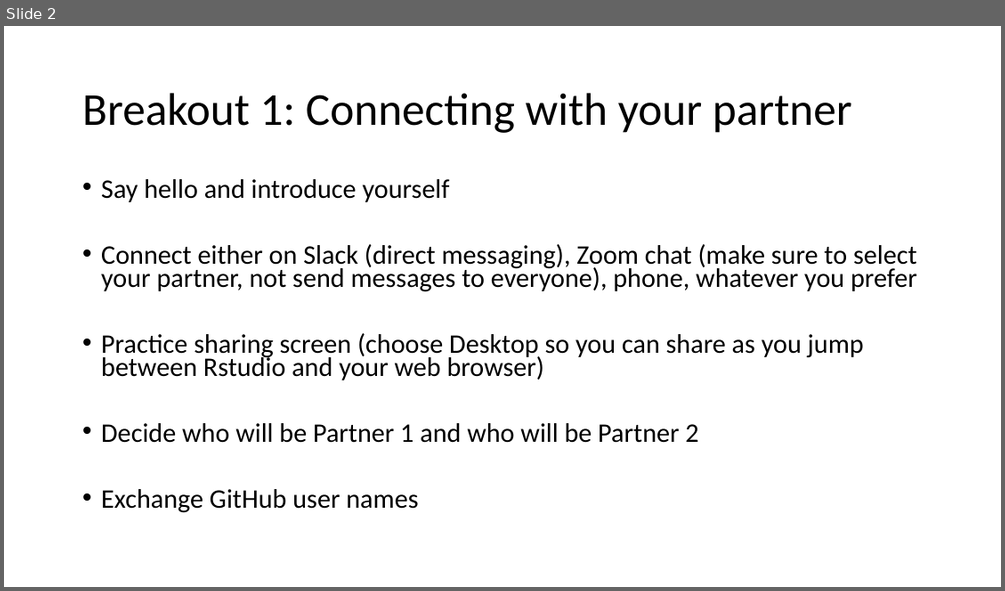
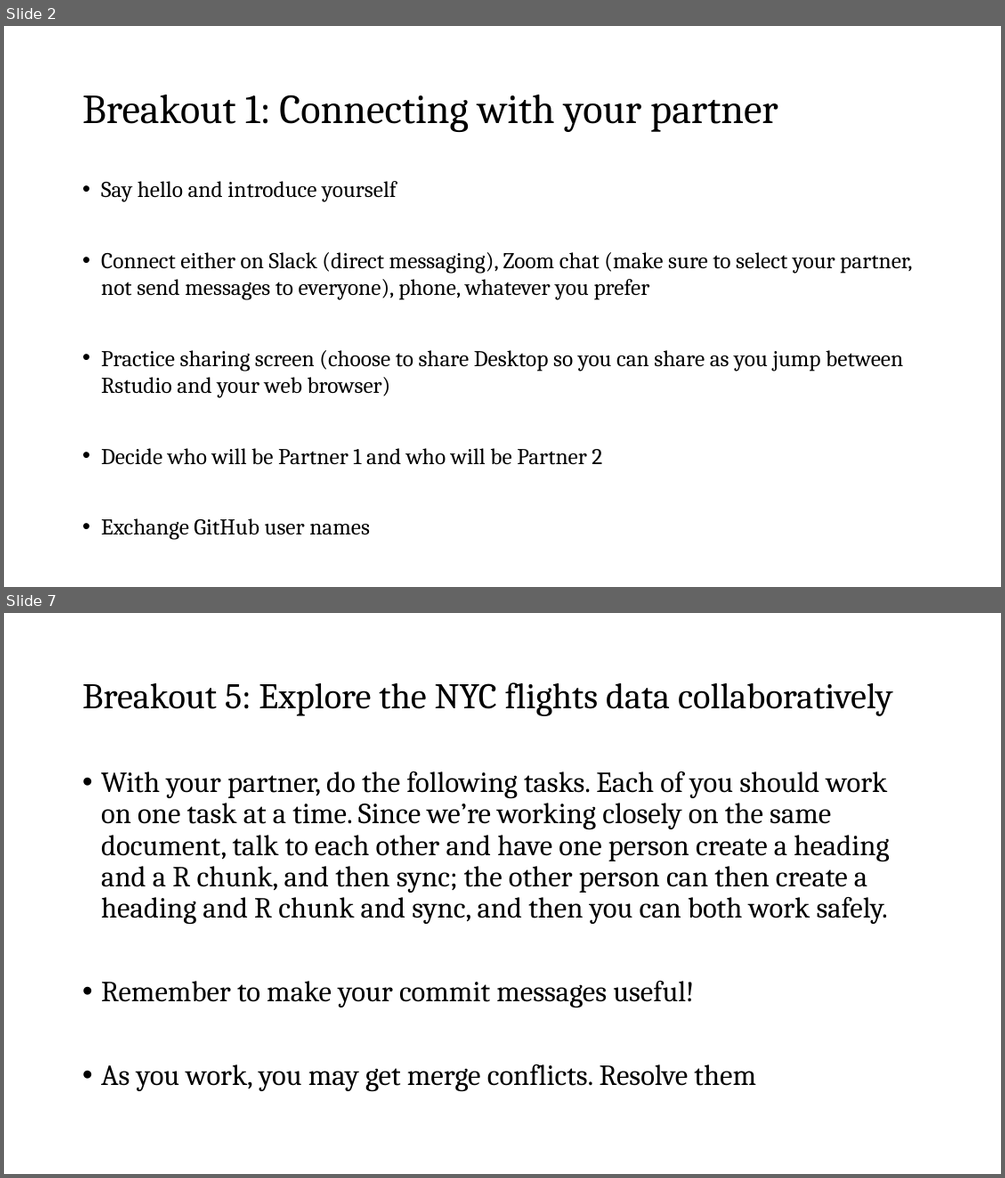
Before and after one commit to nt246/NTRES6940-data-science, a slide deck: slides/Slides_class10.pptx. Shown one above the other, each under a label of ours: slide 2 before the commit, slides 2 and 7 after it; the slides between them are not shown. The pictures are 1005x591 and 1005x1178 pixels, drawn with LibreOffice and Linux fonts; fonts in the diff are those of the drawing. Boxes give left, top, right and bottom in pixels: in the first picture for what was removed or moved away, otherwise in the second. Text is boxed around its words. In the diff, an @@ line names an element or a change of style, - is before the commit and + after.

```diff
--- a/slides/Slides_class10.pptx
+++ b/slides/Slides_class10.pptx
@@ slide 7 added at <box>4,613,1001,1174</box>, background #FFFFFF @@
@@ title added at <box>82,682,892,716</box>, 26 pt, text #000000 @@
+Breakout 5: Explore the NYC flights data collaboratively
@@ text added at <box>101,771,889,1091</box>, 21 pt, text #000000 @@
+• With your partner, do the following tasks. Each of you should work on one task at a time. Since we’re working closely on the same document, talk to each other and have one person create a heading and a R chunk, and then sync; the other person can then create a heading and R chunk and sync, and then you can both work safely.
+• Remember to make your commit messages useful!
+• As you work, you may get merge conflicts. Resolve them
@@ slide 2 changed as well @@
@@ title "Breakout 1: Connecting with your ..." at <box>82,95,778,132</box>: size 33 to 29.7 pt, font Calibri to Cambria @@
@@ text at <box>101,181,912,540</box>: size 19.4 to 16.3 pt, font Calibri to Cambria in "Say hello and introduce yourself", "Connect either on Slack (direct messaging), Zoom ...", "Decide who will be Partner 1 and ...", "Exchange GitHub user names"; line spacing 0.7 to 1 @@
@@ text at <box>101,350,903,398</box>: text changed; size 19.4 to 16.3 pt; font Calibri to Cambria @@
-• Practice sharing screen (choose Desktop so you can share as you jump between Rstudio and your web browser)
+• Practice sharing screen (choose to share Desktop so you can share as you jump between Rstudio and your web browser)
```
Also in this commit, not shown: 3 other slides changed, 4 other slides added, 1 other file.
